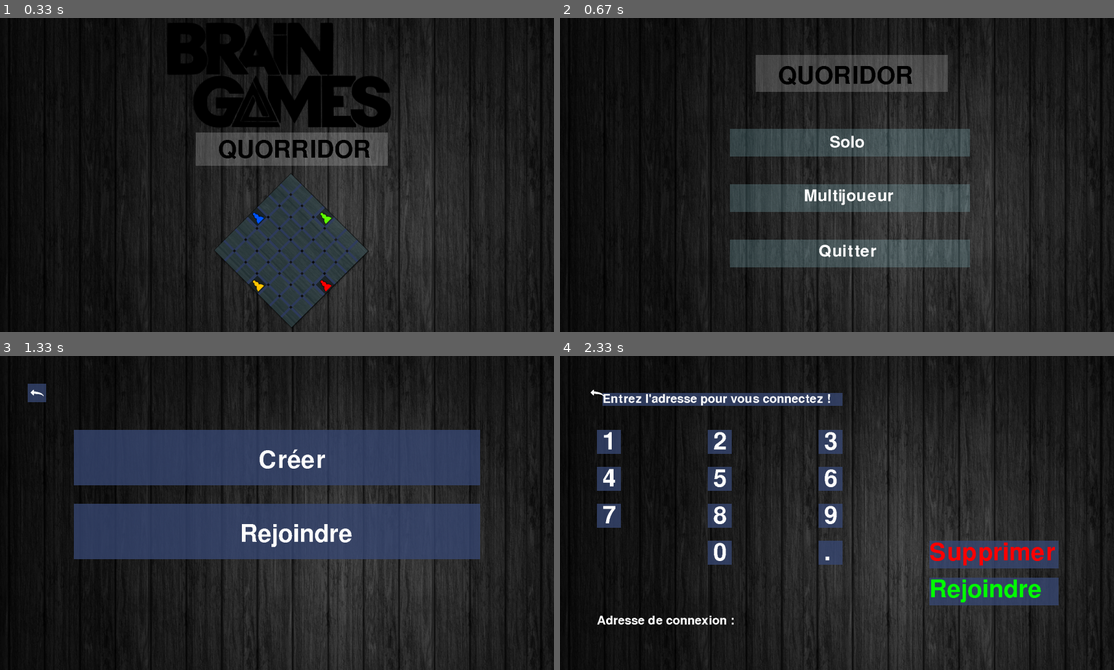
Above: before the commit, frames 1-4 (two rows, left to right).
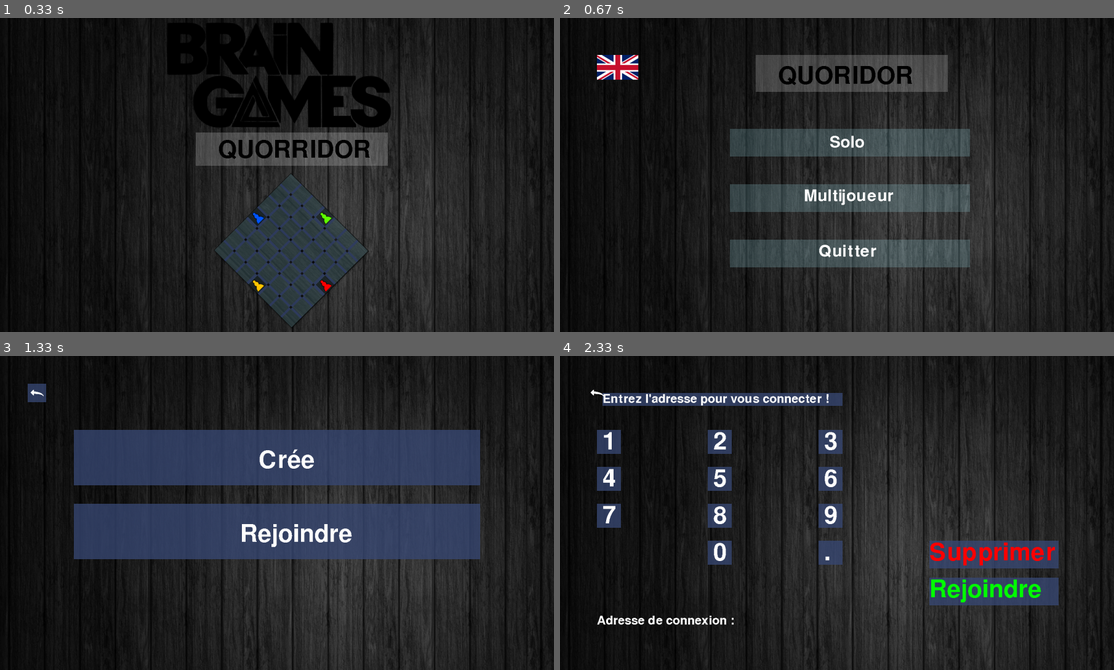
Above: after the commit, the same moments.

Repository: StaZyXx/ProjetFin1erAnnee
Game: pygame game, started from main.py
Two runs of this game, one before a commit and one after it. Both use one fixed random seed, a clock stepped at 60 frames per second and the inputs below.
Inputs (mouse positions are in pixels of both pictures, inside the frame that each line leads up to):
- Up to frame 1 (0.33 s): no input
- Up to frame 2 (0.67 s): click (837, 175) at 0.38 s
- Up to frame 3 (1.33 s): click (277, 531) at 0.85 s
- Up to frame 4 (2.33 s): move the mouse to (903, 541) at 1.75 s; click (903, 541) at 2.02 s

Frame 1 is identical in both runs. In frame 2, 0.6% of the frame differs, in the area x 6-15%, y 11-20%; in frame 3, less than 0.1%; in frame 4, less than 0.1%.

Commit message:
add francais/english

Diff:
--- a/view.py
+++ b/view.py
@@ -28,6 +28,50 @@
 
         self.__is_mute = False
 
+        self.__francais =  {"solo": "Solo",
+                            "multiplayer": "Multijoueur",
+                            "leave":"Quitter",
+                            "playerhadleave":"Un joueur a quitté la partie",
+                            "2players":"2 joueurs",
+                            "startgame":"Lancer la partie",
+                            "create":"Crée",
+                            "join":"Rejoindre",
+                            "choiceIA": "Contre IA",
+                            "miltilocal": "Chacun son tour",
+                            "consigneadress": "Entrez l'adresse pour vous connecter !",
+                            "adress": "Adresse de connexion : ",
+                            "join" : "Rejoindre",
+                            "sup": "Supprimer",
+                            "prb_connection":"Connexion au serveur échoué !",
+                            "att_player":"En attente des joueurs",
+                            "have_join":" ont rejoint !"
+                            }
+
+        self.__english = {"solo": "Singleplayer",
+                            "multiplayer": "Multplayer",
+                            "leave": "Leave",
+                            "playerhadleave": "A player has left the game",
+                            "2players":"2 players",
+                            "4players": "4 players",
+                            "startgame":"Start the game",
+                            "create":"Create",
+                            "join":"Join",
+                            "choiceIA": "Against an AI",
+                            "miltilocal": "Each in turn",
+                            "consigneadress": "Enter the address to connect!",
+                            "adress": "Login address : ",
+                            "join": "Join",
+                            "sup": "Delete",
+                            "prb_connection":"Connection to server failed !",
+                            "att_player":"Waiting for players",
+                            "have_join": " have joined!"
+                            }
+
+        self.__world_langue = [self.__francais,self.__english]
+        self.__image_langue = ["./assets/royaume_uni.png","./assets/france.png"]
+
+        self.__langue = self.__francais
+
         pygame.init()
         pygame.display.set_caption("Quorridor")  # Nom de la fenêtre
         self.__screen = pygame.display.set_mode((1500, 850))  # Définit la taille de la fenetre
@@ -83,6 +127,7 @@
         pygame.display.flip()  # Mettre a jour l'affichage
 
     def loop_home_page(self):
+        self.__indice = 0
         self.home_page()
         self.__running = True
         # Boucle du jeu
@@ -94,7 +139,6 @@
                 if event.type == pygame.MOUSEBUTTONDOWN:
                     self.__cursor_pos = pygame.mouse.get_pos()
                     if self.__get_solo.collidepoint(self.__cursor_pos):
-
                         self.__running = False
                         self.__mode = "solo"
                     elif self.__get_multiplayer.collidepoint(self.__cursor_pos):
@@ -102,6 +146,15 @@
                         self.__mode = "multiplayer"
                     elif self.__get_leave.collidepoint(self.__cursor_pos):
                         pygame.quit()
+                    elif self.__get_choice_langue.collidepoint(self.__cursor_pos):
+                        print(self.__indice,len(self.__world_langue)-1)
+                        if self.__indice == len(self.__world_langue)-1:
+                            self.__indice = 0
+                        else :
+                            self.__indice += 1
+                        self.__indice
+                        self.__langue = self.__world_langue[self.__indice]
+                        self.home_page()
 
         if self.__mode == "solo":
             self.loop_game_type()
@@ -118,28 +171,35 @@
         self.__quorridor = self.__96_font.render('QUORIDOR', False, self.__BLACK)
 
         self.__rect_solo = pygame.draw.rect(self.__surface, self.__BLUE, (460, 300, 650, 75))
-        self.__solo = self.__64_font.render('Solo', False, self.__WHITE)
+        self.__solo = self.__64_font.render(self.__langue["solo"], False, self.__WHITE)
         self.__get_solo = self.__solo.get_rect()
         self.__get_solo.topleft = (700, 300)
 
         pygame.draw.rect(self.__surface, self.__BLUE, (460, 450, 650, 75))
-        self.__multiplayer = self.__64_font.render('Multijoueur', False, self.__WHITE)
+        self.__multiplayer = self.__64_font.render(self.__langue["multiplayer"], False, self.__WHITE)
         self.__get_multiplayer = self.__multiplayer.get_rect()
         self.__get_multiplayer.topleft = (700, 450)
 
         pygame.draw.rect(self.__surface, self.__BLUE, (460, 600, 650, 75))
-        self.__leave = self.__64_font.render('Quitter', False, self.__WHITE)
+        self.__leave = self.__64_font.render(self.__langue["leave"], False, self.__WHITE)
         self.__get_leave = self.__leave.get_rect()
         self.__get_leave.topleft = (700, 610)
+
+        self.__choice_langue = pygame.image.load(self.__image_langue[self.__indice]).convert_alpha()
+        self.__choice_langue = pygame.transform.scale(self.__choice_langue, (112.5, 67.5))
+        self.__get_choice_langue = self.__choice_langue.get_rect()
+        self.__get_choice_langue.topleft = (100, 100)
+
         self.__screen.blit(self.__surface, (0, 0))
         self.__screen.blit(self.__quorridor, (590, 125))
         self.__screen.blit(self.__solo, (730, 315))
         self.__screen.blit(self.__multiplayer, (660, 460))
         self.__screen.blit(self.__leave, (700, 610))
+        self.__screen.blit(self.__choice_langue, (100, 100))
 
         if self.__player_leave:
             self.__player_leave = False
-            self.__player_has_leave = self.__64_font.render("Un joueur a quitté la partie", False, self.__RED)
+            self.__player_has_leave = self.__64_font.render(self.__langue["playerhadleave"], False, self.__RED)
             self.__screen.blit(self.__player_has_leave, (480, 700))
 
         pygame.display.flip()  # Mettre a jour l'affichage
@@ -248,11 +308,11 @@
             pygame.draw.rect(self.__surface, self.__player2_color, (425, 240, 209, 58))
             pygame.draw.rect(self.__surface, self.__player4_color, (875, 240, 209, 58))
 
-            self.__select_2_players = self.__48_font.render('2 joueurs', False, (self.__WHITE))
+            self.__select_2_players = self.__48_font.render(self.__langue["2players"], False, (self.__WHITE))
             self.__get_select_2_players_rect = self.__select_2_players.get_rect()
             self.__get_select_2_players_rect.topleft = (450, 250)
 
-            self.__select_4_players = self.__48_font.render('4 joueurs', False, (self.__WHITE))
+            self.__select_4_players = self.__48_font.render(self.__langue["4players"], False, (self.__WHITE))
             self.__get_select_4_players_rect = self.__select_4_players.get_rect()
             self.__get_select_4_players_rect.topleft = (900, 250)
 
@@ -310,7 +370,7 @@
 
         pygame.draw.rect(self.__surface, self.__DARK_BLUE, (600, 590, 350, 60))
 
-        self.__start_game = self.__48_font.render('Lancer la partie', False, (self.__WHITE))
+        self.__start_game = self.__48_font.render(self.__langue["startgame"], False, (self.__WHITE))
 
         self.__get_start_game = self.__start_game.get_rect()
         self.__get_start_game.topleft = (650, 600)
@@ -376,11 +436,11 @@
         pygame.draw.rect(self.__surface, self.__DARK_BLUE, (200, 200, 1100, 150))
         pygame.draw.rect(self.__surface, self.__DARK_BLUE, (200, 400, 1100, 150))
 
-        self.__server = self.__96_font.render("Créer", False, (self.__WHITE))
+        self.__server = self.__96_font.render(self.__langue["create"], False, (self.__WHITE))
         self.__get_server = self.__server.get_rect()
         self.__get_server.topleft = (700, 250)
 
-        self.__client = self.__96_font.render("Rejoindre", False, (self.__WHITE))
+        self.__client = self.__96_font.render(self.__langue["join"], False, (self.__WHITE))
         self.__get_client = self.__client.get_rect()
         self.__get_client.topleft = (650, 450)
 
@@ -473,11 +533,11 @@
         pygame.draw.rect(self.__surface, self.__DARK_BLUE, (200, 200, 1100, 150))
         pygame.draw.rect(self.__surface, self.__DARK_BLUE, (200, 400, 1100, 150))
 
-        self.__versus_ia = self.__96_font.render("Contre une IA", False, (self.__WHITE))
+        self.__versus_ia = self.__96_font.render(self.__langue["choiceIA"], False, (self.__WHITE))
         self.__get_versus_ia = self.__versus_ia.get_rect()
         self.__get_versus_ia.topleft = (525, 250)
 
-        self.__each_turn = self.__96_font.render("Chacun son tour", False, (self.__WHITE))
+        self.__each_turn = self.__96_font.render(self.__langue["miltilocal"], False, (self.__WHITE))
         self.__get_each_turn = self.__each_turn.get_rect()
         self.__get_each_turn.topleft = (475, 450)
 
@@ -500,11 +560,11 @@
         pygame.draw.rect(self.__surface, self.__DARK_BLUE, (200, 200, 1100, 150))
         pygame.draw.rect(self.__surface, self.__DARK_BLUE, (200, 400, 1100, 150))
 
-        self.__versus_ia = self.__96_font.render("2 joueurs", False, (self.__WHITE))
+        self.__versus_ia = self.__96_font.render(self.__langue["2players"], False, (self.__WHITE))
         self.__get_2_players = self.__versus_ia.get_rect()
         self.__get_2_players.topleft = (700, 250)
 
-        self.__each_turn = self.__96_font.render("4 joueurs", False, (self.__WHITE))
+        self.__each_turn = self.__96_font.render(self.__langue["4players"], False, (self.__WHITE))
         self.__get_4_players = self.__each_turn.get_rect()
         self.__get_4_players.topleft = (650, 450)
 
@@ -661,8 +721,8 @@
         pygame.init()
         self.__surface = pygame.Surface((1500, 850), pygame.SRCALPHA)
 
-        self.__loading_word = self.__64_font.render(f"En attente des joueurs {self.__point}", False, (self.__WHITE))
-        self.__affichage_nbr_player = self.__64_font.render(f"{self.player_acctu} joueur(s) sont présents", False,
+        self.__loading_word = self.__64_font.render(f"{self.__langue['att_player']} {self.__point}", False, (self.__WHITE))
+        self.__affichage_nbr_player = self.__64_font.render(f"{self.player_acctu} {self.__langue['have_join']}", False,
                                                             (self.__WHITE))
 
         self.__screen.blit(self.__background, (0, 0))
@@ -676,7 +736,7 @@
         self.__surface = pygame.Surface((1500, 850), pygame.SRCALPHA)
 
         pygame.draw.rect(self.__surface, self.__DARK_BLUE, (115, 100, 650, 35))
-        self.__consigne = self.__48_font.render(f"Entrez l'adresse pour vous connectez !", False, (self.__WHITE))
+        self.__consigne = self.__48_font.render(f"{self.__langue['consigneadress']}", False, (self.__WHITE))
 
         pygame.draw.rect(self.__surface, self.__DARK_BLUE, (100, 200, 65, 65))
         pygame.draw.rect(self.__surface, self.__DARK_BLUE, (100, 300, 65, 65))
@@ -703,16 +763,18 @@
         self.__get_point = self.__point.get_rect()
         self.__get_point.topleft = (715, 500)
 
-        self.__adress_final = self.__48_font.render(f"Adresse de connexion : {self.__address}", False, (self.__WHITE))
+
+
+        self.__adress_final = self.__48_font.render(f"{self.__langue['adress']}{self.__address}", False, (self.__WHITE))
 
         if self.__has_connection_error:
-            self.__erreur = self.__48_font.render("Connexion au serveur échoué !", False, (self.__RED))
-
-        self.__supprimer = self.__96_font.render("Supprimer", False, (self.__RED))
+            self.__erreur = self.__48_font.render(self.__langue["prb_connection"], False, (self.__RED))
+
+        self.__supprimer = self.__96_font.render(self.__langue["sup"], False, (self.__RED))
         self.__get_supprimer = self.__supprimer.get_rect()
         self.__get_supprimer.topleft = (1000, 500)
 
-        self.__join = self.__96_font.render("Rejoindre", False, (self.__GREEN))
+        self.__join = self.__96_font.render(self.__langue["join"], False, (self.__GREEN))
         self.__get_join = self.__join.get_rect()
         self.__get_join.topleft = (1000, 600)
 
Binary file added: assets/france.png
Binary file added: assets/royaume_uni.png
